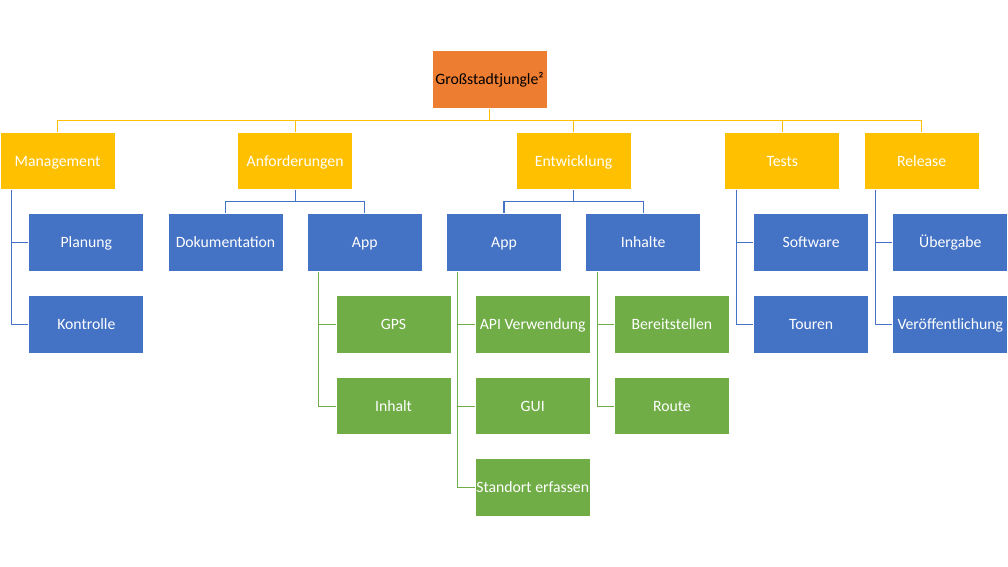
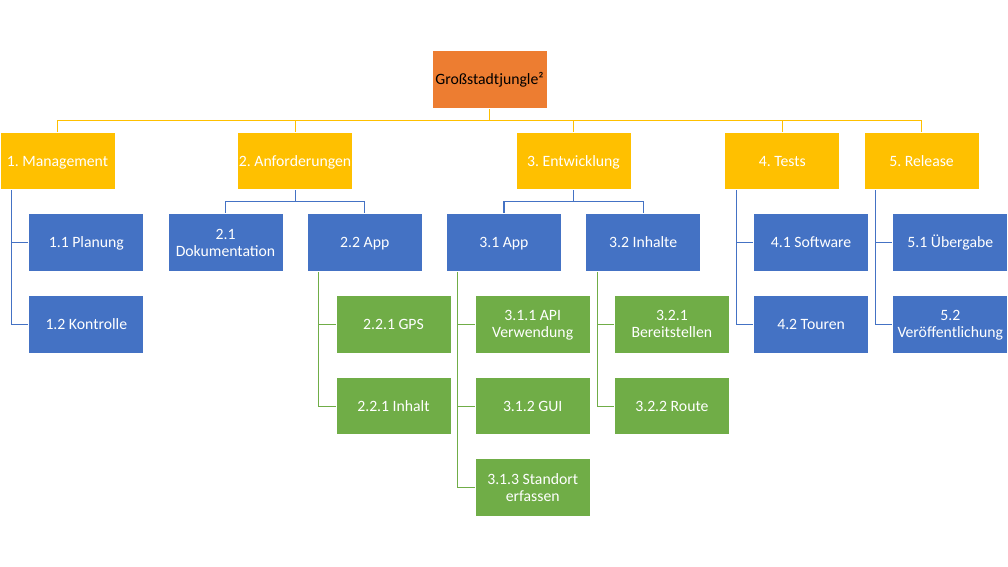
Before and after one commit to grossstadtjungle2/orga, a slide deck: slide 1 of Meilensteine.pptx. Drawn at 1008x567 pixels with LibreOffice and Linux fonts; fonts in the diff are those of the drawing. Boxes give left, top, right and bottom in pixels: in the first picture for what was removed or moved away, otherwise in the second. Text is boxed around its words. In the diff, an @@ line names an element or a change of style, - is before the commit and + after.

Commit message:
Ueberarbeitung und IDs eingefuegt

```diff
--- a/Meilensteine.pptx
+++ b/Meilensteine.pptx
@@ text at [7, 156, 108, 169]: text changed @@
-Management
+1. Management
@@ text at [239, 155, 351, 169]: text changed @@
-Anforderungen
+2. Anforderungen
@@ text at [527, 155, 620, 169]: text changed @@
-Entwicklung
+3. Entwicklung
@@ text at [759, 156, 806, 166]: text changed @@
-Tests
+4. Tests
@@ text at [889, 155, 954, 166]: text changed @@
-Release
+5. Release
@@ text at [49, 236, 123, 250]: text changed @@
-Planung
+1.1 Planung
@@ text at [176, 229, 276, 256]: text changed @@
-Dokumentation
+2.1 Dokumentation
@@ text at [340, 237, 390, 250]: text changed @@
-App
+2.2 App
@@ text at [479, 237, 529, 250]: text changed @@
-App
+3.1 App
@@ text at [609, 236, 678, 247]: text changed @@
-Inhalte
+3.2 Inhalte
@@ text at [771, 236, 851, 247]: text changed @@
-Software
+4.1 Software
@@ text at [907, 234, 993, 250]: text changed @@
-Übergabe
+5.1 Übergabe
@@ text at [46, 318, 127, 329]: text changed @@
-Kontrolle
+1.2 Kontrolle
@@ text at [363, 319, 424, 329]: text changed @@
-GPS
+2.2.1 GPS
@@ text at [492, 310, 573, 340]: text changed @@
-API Verwendung
+3.1.1 API Verwendung
@@ text at [632, 310, 713, 337]: text changed @@
-Bereitstellen
+3.2.1 Bereitstellen
@@ text at [777, 319, 845, 329]: text changed @@
-Touren
+4.2 Touren
@@ text at [898, 310, 1004, 340]: text changed @@
-Veröffentlichung
+5.2 Veröffentlichung
@@ text at [357, 400, 430, 411]: text changed @@
-Inhalt
+2.2.1 Inhalt
@@ text at [503, 401, 562, 411]: text changed @@
-GUI
+3.1.2 GUI
@@ text at [635, 401, 709, 411]: text changed @@
-Route
+3.2.2 Route
@@ text at [487, 473, 578, 501]: text changed @@
-Standort erfassen
+3.1.3 Standort erfassen
```
